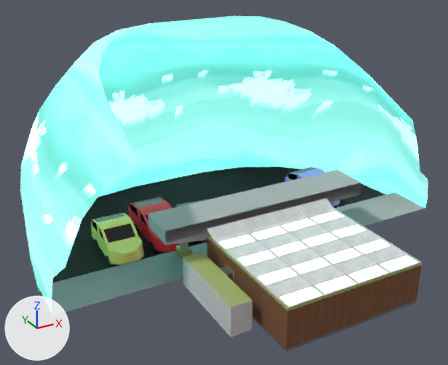
A saved change to the Blender file Assets/3D Assets/Office.blend.
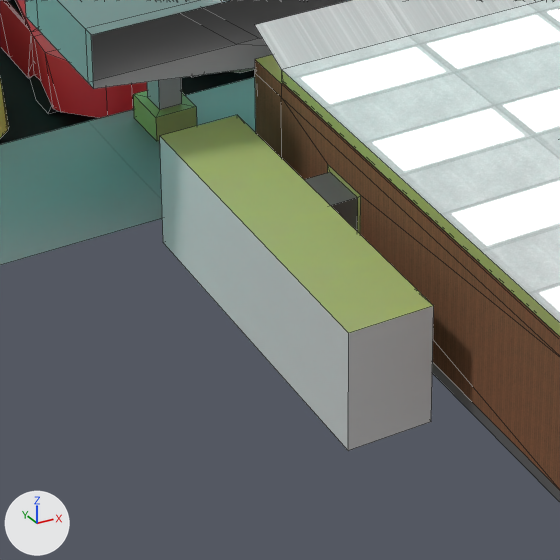
Each version appears first whole from a camera (50 mm lens) standing at (-20.35, -23.29, 21.44) and looking at (-1.63, 10.75, 4.42), and next in a close-up on the part from 32% to 64% of the width and 61% to 100% of the height. Lighting does not change. The marker at lower left points along +X, +Y and +Z. The close-ups show mesh edges as thin lines.
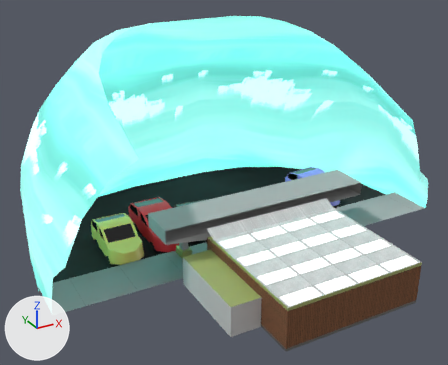
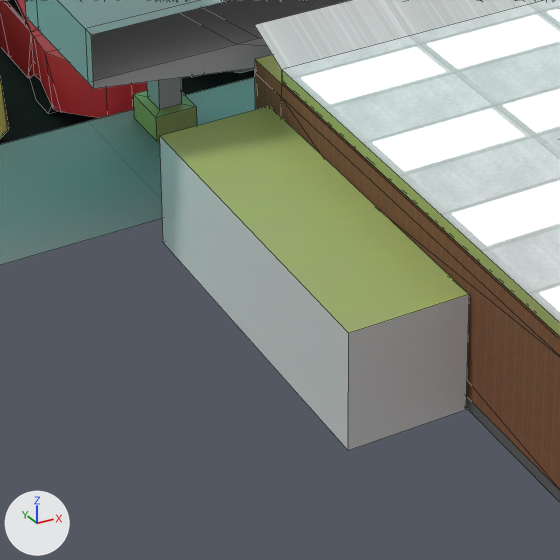
Location of each change, (x1, y1, x2, y2) in pixels of the close-ups (560 x 560 px; the box of a moved part takes in the faces that stretch with it):
part 1 of me_cube, moved or reshaped: before (160, 115, 434, 451); after (160, 106, 469, 451)

The change, as a diff of the scene's bpy script:
```diff
--- a/Assets/3D Assets/Office.blend.py
+++ b/Assets/3D Assets/Office.blend.py
@@ me_cube @@
 me_cube.from_pydata(...)  # 371 vertices, 359 faces; spans x -14.7..14.7, y -1.6..23.7, z -0.6..14.3
 # used by ob_cube; location = (0.0, 0.0, 0.0)
 # before: 347 (-5.3, 5.0, 0.9), 348 (-5.3, 4.1, 0.9), 349 (-5.3, 4.1, 1.8), 350 (-5.3, 5.0, 1.8), 351 (-5.3, 6.9, 0.0)
 # before: 352 (-5.3, 0.9, 0.0) at pixel (431, 421), 353 (-5.3, 0.9, 2.0) at pixel (433, 305), 354 (-5.3, 6.9, 2.0) at pixel (237, 114)
+# me_cube part 1
+for i in [*range(347, 355)]: me_cube.vertices[i].co += Vector((0.6, 0.0, 0.0))
 me_cube.materials.append(mat_material)
```
